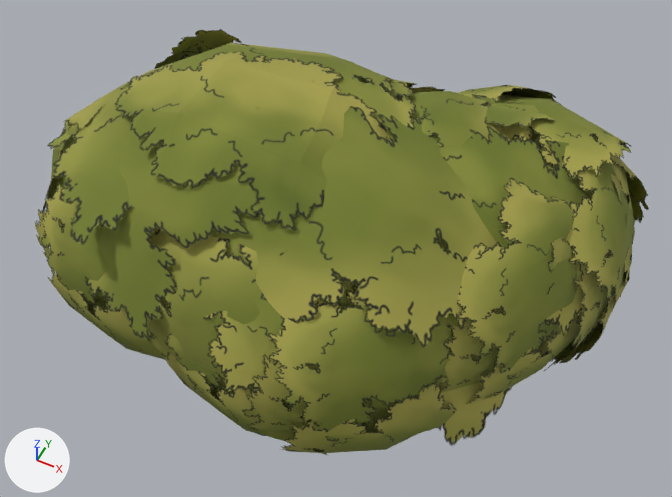
Two versions of the FBX model Assets/Art/Models/environments/objects/bush.fbx, one commit apart.
Rendered twice from a 50 mm lens placed at (2.14, -3.71, 3.62), pointed at (0.54, -0.49, -0.4). The lights are fixed; the arrows at lower left show +X, +Y and +Z. Where no turn or scale is listed for an object, it has been applied to the vertices.

Objects in the first picture: 'bush'.
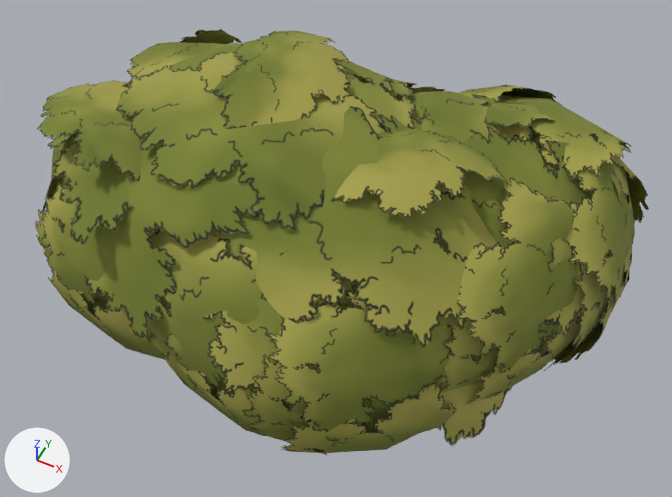
The newer file is also turned or shifted as a whole; pictures and numbers use the older file's frame.

What differs and where, as boxes [x1, y1, x2, y2] in the pictures (672 x 497 px):
part 1 of me_plane_063, added (yellow)
    after: [37, 80, 142, 183]
part 2 of me_plane_063, added (yellow)
    after: [127, 42, 226, 78]
part 3 of me_plane_063, added (yellow)
    after: [330, 128, 507, 218]
part 4 of me_plane_063, added (yellow)
    after: [210, 31, 352, 129]

Patch to the scene script:
```diff
--- a/Assets/Art/Models/environments/objects/bush.fbx.py
+++ b/Assets/Art/Models/environments/objects/bush.fbx.py
@@ me_plane_063 @@
 # used by ob_bush; location = (0.0, 0.0, 0.0)
-me_plane_063.from_pydata(...)  # 1567 vertices, 1170 faces; spans x -1.25..2.11, y -1.77..1.09, z -1.22..0.67
+me_plane_063.from_pydata(...)  # 1677 vertices, 1254 faces; spans x -1.25..2.11, y -1.77..1.09, z -1.22..0.74
+# me_plane_063 part 1: a new loose piece of 28 vertices spanning x -1.22..-0.12, y -1.3..-0.44, z 0.21..0.48, in mat_material_015
+# me_plane_063 part 2: a new loose piece of 28 vertices spanning x -0.97..0.15, y -0.58..0.25, z 0.17..0.44, in mat_material_015
+# me_plane_063 part 3: a new loose piece of 28 vertices spanning x 0.41..1.45, y -1.08..-0.16, z 0.34..0.58, in mat_material_015
+# me_plane_063 part 4: a new loose piece of 28 vertices spanning x -0.21..0.58, y -0.9..0.24, z 0.47..0.74, in mat_material_015
 me_plane_063.materials.append(mat_material_015)
```
